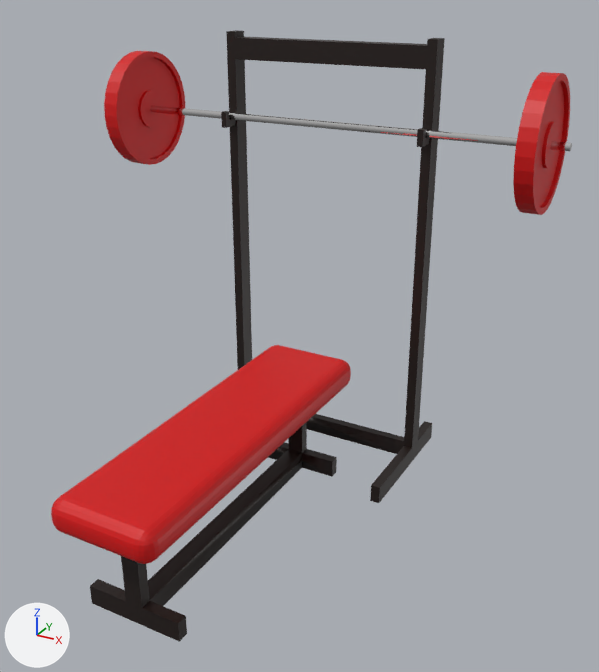
Two versions of the FBX model Assets/Prefabs/Barbell.fbx, one commit apart.
Rendered twice from a camera (50 mm lens) standing at (1.28, -1.27, 1.67) and looking at (0.16, 0.77, 0.65). The lights are fixed; the arrows at lower left show +X, +Y and +Z. Where no turn or scale is listed for an object, it has been applied to the vertices.

The older version as bpy lines, for what is in view:
```python
me_cube_006 = bpy.data.meshes.new('Cube.006')
me_cube_006.from_pydata(...)  # 356 vertices, 350 faces; spans x -0.384..0.37, y -0.945..0.516, z 0.0..1.48
# faces by material slot: [132, 218]
me_cube_006.materials.append(mat_black_004)  # black #1c0e09
me_cube_006.materials.append(mat_red)  # red #d40002
me_cube_007 = bpy.data.meshes.new('Cube.007')
me_cube_007.from_pydata(...)  # 704 vertices, 614 faces; spans x -0.82..0.8, y 0.03..0.43, z 0.78..1.18
# faces by material slot: [580, 34]
me_cube_007.materials.append(mat_red)  # red #d40002
me_cube_007.materials.append(mat_metal_002)  # white #e7e7e7
ob_barbell_mesh = bpy.data.objects.new('Barbell_mesh', me_cube_006)
ob_barbell_mesh.location = (0.0, 0.933, 0.0)
ob_leg_001 = bpy.data.objects.new('Leg.001', me_cube_007)
ob_leg_001.location = (0.0, 0.985, 0.223)
```
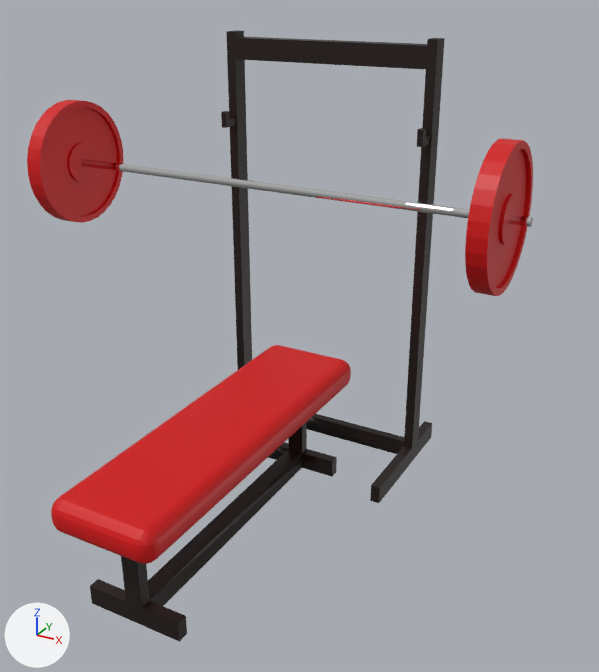
What differs and where, as boxes [x1, y1, x2, y2] in the pictures (599 x 672 px):
'Leg.001', moved
    before: [104, 51, 572, 215]
    after: [27, 100, 533, 296]

What the commit changed:
Object 'Leg.001' (ob_leg_001) moves from (0.0, 0.985, 0.223) to (0.0, 0.601, 0.096).
